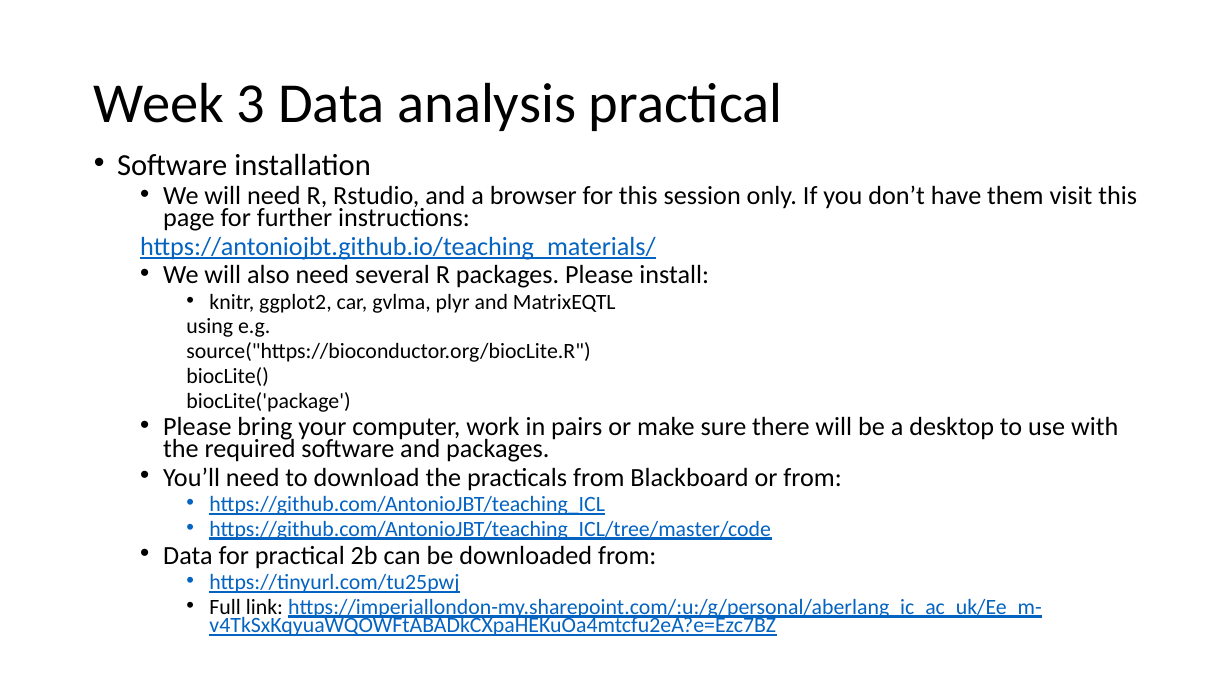
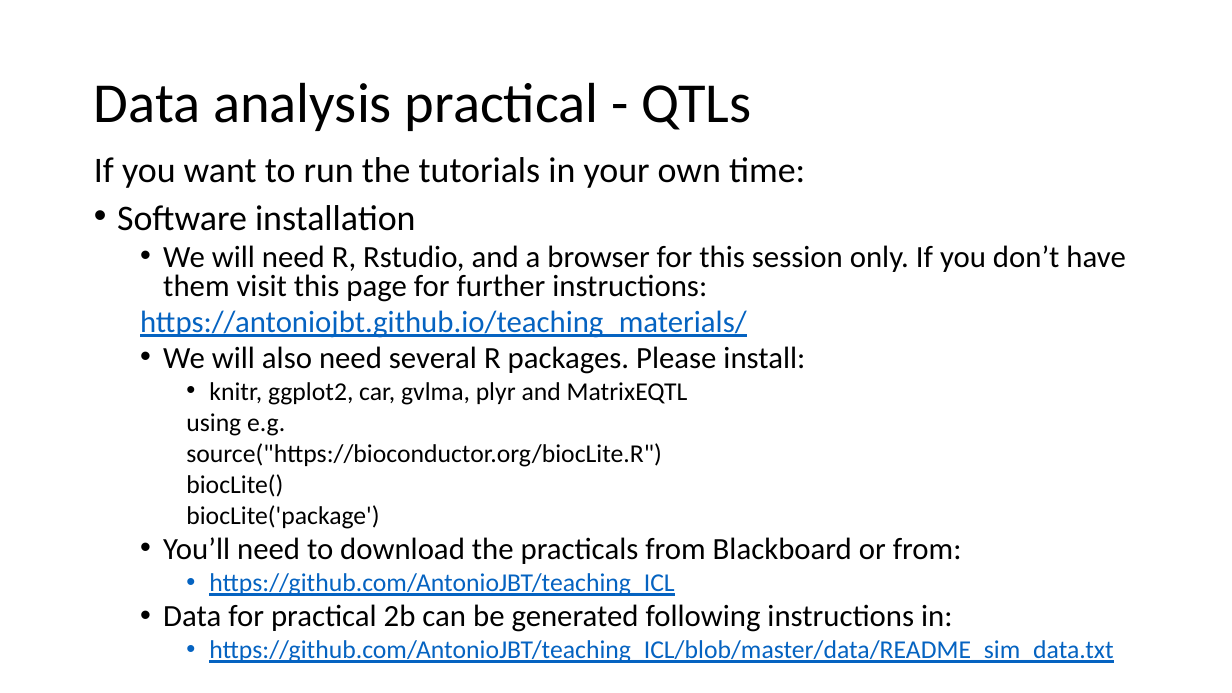
Before and after one commit to AntonioJBT/teaching_ICL, a slide deck: slide 2 of docs/ioanna_antonio_week_2_analysis_practical.pptx. Drawn at 1232x693 pixels with LibreOffice and Linux fonts; fonts in the diff are those of the drawing. Boxes give left, top, right and bottom in pixels: in the first picture for what was removed or moved away, otherwise in the second. Text is boxed around its words. In the diff, an @@ line names an element or a change of style, - is before the commit and + after.

Commit message:
changes for 2021 tutorials

```diff
--- a/docs/ioanna_antonio_week_2_analysis_practical.pptx
+++ b/docs/ioanna_antonio_week_2_analysis_practical.pptx
@@ title at <box>94,82,752,131</box>: text changed @@
-Week 3 Data analysis practical
+Data analysis practical - QTLs
@@ text at <box>94,157,805,188</box>: paragraph added @@
+If you want to run the tutorials in your own time:
@@ text at <box>117,205,1125,596</box>: size 23.8 to 28 pt in "Software installation"; size 20.4 to 24 pt in "We will need R, Rstudio, and a ...", "https://antoniojbt.github.io/teaching_materials/", "We will also need several R packages. ...", "You’ll need to download the practicals from ..."; size 17 to 20 pt in "knitr, ggplot2, car, gvlma, plyr and MatrixEQTL", "using e.g.", "source("https://bioconductor.org/biocLite.R")", "biocLite()" and 2 more places; line spacing 0.7 to 0.8 @@
@@ text at <box>163,416,1118,462</box>: paragraph removed @@
-  • Please bring your computer, work in pairs or make sure there will be a desktop to use with the required software and packages.
@@ text at <box>163,604,1113,663</box>: text changed; size 17 to 20 pt @@
-    • https://github.com/AntonioJBT/teaching_ICL/tree/master/code
-  • Data for practical 2b can be downloaded from:
-    • https://tinyurl.com/tu25pwj
-    • Full link: https://imperiallondon-my.sharepoint.com/:u:/g/personal/aberlang_ic_ac_uk/Ee_m-v4TkSxKqyuaWQOWFtABADkCXpaHEKuOa4mtcfu2eA?e=Ezc7BZ
+  • Data for practical 2b can be generated following instructions in:
+    • https://github.com/AntonioJBT/teaching_ICL/blob/master/data/README_sim_data.txt
```
Also in this commit, not shown: 2 other slides changed, 8 other files.
